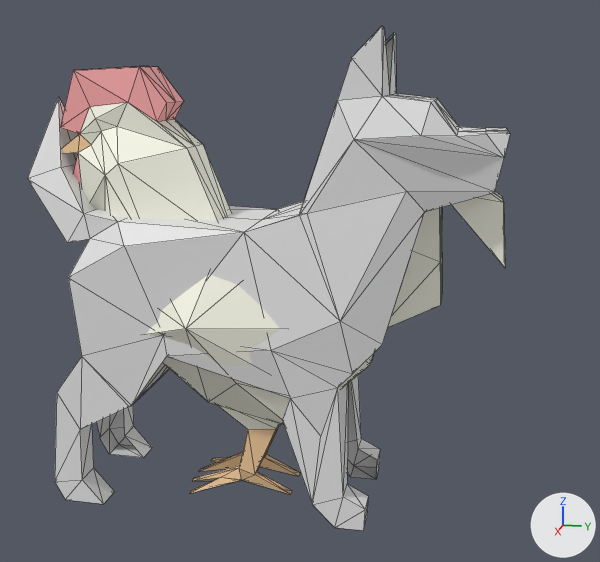
What one commit did to the Blender file files/models/chickendog.blend.
One viewpoint serves both versions: a 50 mm lens placed at (3.2, 0.85, 1.78), pointed at (-0.01, 0.21, 0.98). Arrows for +X, +Y and +Z are at lower right; the lights stay in place. Mesh edges are drawn as thin lines.

Objects in the first picture: 'Chicken', 'Cube'.
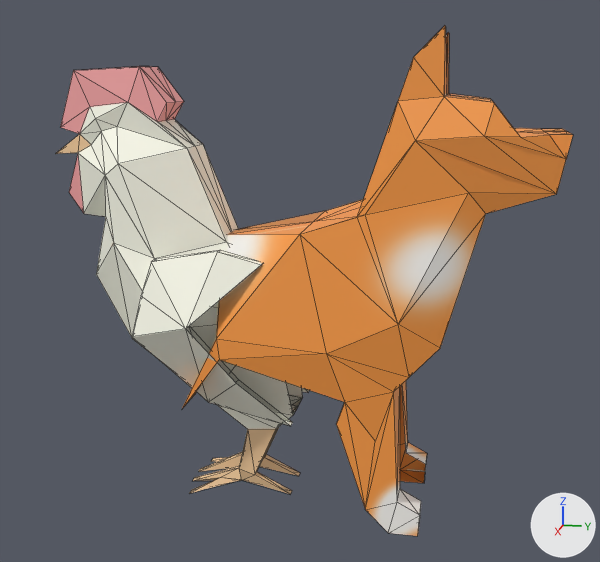
Where the change shows, as pixel boxes [x1, y1, x2, y2] in the pictures (600 x 562 px; the box of a moved part takes in the faces that stretch with it):
'Cube', reshaped (19% narrower)
    before: [27, 26, 510, 531]
    after: [182, 26, 573, 536]
'Chicken', reshaped (43% narrower)
    before: [60, 66, 505, 494]
    after: [55, 66, 309, 494]
part 1 of me_cube_002, deleted
    before: [340, 191, 505, 389]
part 2 of me_cube_002, cut back
    before: [186, 285, 290, 420]
part 3 of me_cube_001, moved or reshaped
    before: [244, 233, 340, 350]
    after: [300, 235, 398, 354]
part 4 of me_cube_001, moved or reshaped
    before: [211, 233, 271, 350]
    after: [216, 235, 326, 354]
part 5 of me_cube_001, moved or reshaped
    before: [244, 216, 340, 320]
    after: [300, 218, 398, 324]
part 6 of me_cube_001, moved or reshaped
    before: [300, 136, 326, 213]
    after: [357, 116, 393, 217]
part 7 of me_cube_001, moved or reshaped
    before: [337, 58, 382, 101]
    after: [398, 58, 444, 101]
part 8 of me_cube_001, moved or reshaped
    before: [352, 26, 382, 95]
    after: [413, 26, 445, 96]
part 9 of me_cube_001, moved or reshaped
    before: [382, 27, 390, 96]
    after: [444, 27, 447, 97]
part 10 of me_cube_001, moved or reshaped
    before: [164, 338, 266, 356]
    after: [216, 339, 325, 360]
part 11 of me_cube_001, moved or reshaped
    before: [132, 337, 167, 404]
    after: [183, 340, 219, 407]
part 12 of me_cube_001, moved or reshaped
    before: [271, 351, 338, 436]
    after: [327, 354, 394, 440]
part 13 of me_cube_001, moved or reshaped
    before: [271, 321, 353, 388]
    after: [327, 325, 409, 392]
part 14 of me_cube_001, moved or reshaped
    before: [168, 350, 290, 398]
    after: [221, 354, 344, 402]
part 15 of me_cube_001, moved or reshaped
    before: [132, 356, 168, 405]
    after: [182, 362, 218, 409]
part 16 of me_cube_001, moved or reshaped
    before: [338, 384, 348, 496]
    after: [394, 386, 400, 501]
part 17 of me_cube_001, moved or reshaped
    before: [340, 321, 382, 373]
    after: [398, 325, 440, 377]
part 18 of me_cube_001, moved or reshaped
    before: [341, 192, 424, 345]
    after: [398, 193, 486, 348]
part 19 of me_cube_001, moved or reshaped
    before: [407, 191, 495, 212]
    after: [470, 193, 555, 214]
part 20 of me_cube_001, moved or reshaped (not visible before)
    after: [416, 137, 566, 194]
part 21 of me_cube_001, deleted
    before: [27, 33, 510, 527]
part 22 of me_cube_001, built on
    before: [245, 136, 504, 531]
    after: [216, 32, 573, 536]

The change, as a list of edits to the scene's bpy script:
```text
Change me_cube_001:
    remove me_cube_001.from_pydata(...)  # 642 vertices, 286 faces; spans x -0.34..0.34, y -0.88..0.99, z 0.05..1.95
    add me_cube_001.from_pydata(...)  # 434 vertices, 185 faces, 10 loose edges; spans x -0.32..0.32, y -0.21..1.2, z 0.06..1.95
    me_cube_001 part 3: the loose piece of 3 vertices spanning x 0.28..0.32, y 0.06..0.43, z 0.79..1.22 is moved by (0.0, 0.21, 0.0), in mat_material_002 (picture img_image_0_001)
    me_cube_001 part 4: the loose piece of 3 vertices spanning x 0.28..0.32, y -0.26..0.17, z 0.79..1.22 is moved by (0.0, 0.21, 0.0), in mat_material_002 (picture img_image_0_001)
    me_cube_001 part 5: the loose piece of 3 vertices spanning x 0.28..0.32, y 0.06..0.43, z 0.92..1.29 is moved by (0.0, 0.21, 0.0), in mat_material_002 (picture img_image_0_001)
    me_cube_001 part 6: the loose piece of 3 vertices spanning x 0.28, y 0.27..0.4, z 1.29..1.7 is moved by (0.0, 0.21, 0.0), in mat_material_002 (picture img_image_0_001)
    me_cube_001 part 7: the loose piece of 3 vertices spanning x 0.28, y 0.4..0.56, z 1.7..1.84 is moved by (0.0, 0.21, 0.0), in mat_material_002 (picture img_image_0_001)
    me_cube_001 part 8: the loose piece of 3 vertices spanning x 0.28, y 0.45..0.56, z 1.71..1.95 is moved by (0.0, 0.21, 0.0), in mat_material_002 (picture img_image_0_001)
    me_cube_001 part 9: the loose piece of 4 vertices spanning x 0.0..0.28, y 0.55..0.56, z 1.71..1.95 is moved by (0.0, 0.21, 0.0), in mat_material_002 (picture img_image_0_001)
    me_cube_001 part 10: the loose piece of 3 vertices spanning x 0.32, y -0.26..0.17, z 0.74..0.82 is moved by (0.0, 0.21, 0.0), in mat_material_002 (picture img_image_0_001)
    me_cube_001 part 11: the loose piece of 3 vertices spanning x 0.28..0.32, y -0.42..-0.25, z 0.5..0.82 is moved by (0.0, 0.21, 0.0), in mat_material_002 (picture img_image_0_001)
    me_cube_001 part 12: the loose piece of 4 vertices spanning x 0.28..0.32, y 0.17..0.41, z 0.44..0.79 is moved by (0.0, 0.21, 0.0), in mat_material_002 (picture img_image_0_001)
    me_cube_001 part 13: the loose piece of 4 vertices spanning x 0.28..0.32, y 0.17..0.47, z 0.64..0.92 is moved by (0.0, 0.21, 0.0), in mat_material_002 (picture img_image_0_001)
    me_cube_001 part 14: the loose piece of 3 vertices spanning x 0.28..0.32, y -0.25..0.23, z 0.59..0.79 is moved by (0.0, 0.21, 0.0), in mat_material_002 (picture img_image_0_001)
    me_cube_001 part 15: the loose piece of 4 vertices spanning x 0.0..0.32, y -0.42..-0.25, z 0.5..0.74 is moved by (0.0, 0.21, 0.0), in mat_material_002 (picture img_image_0_001)
    me_cube_001 part 16: the loose piece of 4 vertices spanning x 0.0..0.28, y 0.41..0.44, z 0.19..0.64 is moved by (0.0, 0.21, 0.0), in mat_material_002 (picture img_image_0_001)
    me_cube_001 part 17: the loose piece of 3 vertices spanning x 0.28..0.32, y 0.43..0.58, z 0.7..0.92 is moved by (0.0, 0.21, 0.0), in mat_material_002 (picture img_image_0_001)
    me_cube_001 part 18: the loose piece of 4 vertices spanning x 0.28..0.32, y 0.43..0.71, z 0.82..1.4 is moved by (0.0, 0.21, 0.0), in mat_material_002 (picture img_image_0_001)
    me_cube_001 part 19: the loose piece of 3 vertices spanning x 0.18..0.32, y 0.65..0.95, z 1.32..1.4 is moved by (0.0, 0.21, 0.0), in mat_material_002 (picture img_image_0_001)
    me_cube_001 part 20: the loose piece of 5 vertices spanning x -0.32..-0.18, y 0.46..0.98, z 1.38..1.59 is mirrored in x about its middle, then moved by (0.5, 0.21, 0.0), in mat_material_002 (picture img_image_0_001)
    me_cube_001 part 21: 134 loose pieces with 481 vertices, spanning x -0.34..0.34, y -0.88..0.99, z 0.05..1.95, are deleted
    me_cube_001 part 22: 37 vertices removed from x -0.32..0.32, y 0.06..0.98, z 0.06..1.71; 311 vertices added at x -0.32..0.32, y -0.21..1.2, z 0.06..1.95
    add me_cube_001.materials.append(mat_material_002)  # picture img_image_0_001
Change me_cube_002:
    remove me_cube_002.from_pydata(...)  # 1017 vertices, 436 faces; spans x -0.38..0.37, y -0.77..1.01, z 0.08..1.82
    add me_cube_002.from_pydata(...)  # 745 vertices, 296 faces, 24 loose edges; spans x -0.38..0.37, y -0.77..0.21, z 0.08..1.82
    me_cube_002 part 1: 57 loose pieces with 202 vertices, spanning x -0.3..0.28, y 0.34..1.01, z 0.56..1.51, are deleted
    me_cube_002 part 2
    70 vertices are removed from x -0.3..0.28, y 0.34..0.62, z 0.56..1.48
    52 faces are deleted
    24 loose edges are added
```
